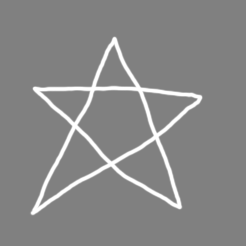
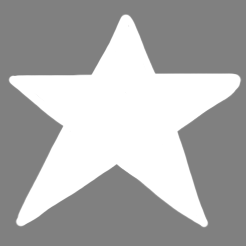
Comparing the layer stacks of the two 246 × 246 images. Changes:
added layer "Ebene 4" above "Ebene 3" over [left=8, top=14, right=242, bottom=228]
hid "Ebene 1" over [left=29, top=35, right=203, bottom=216]
